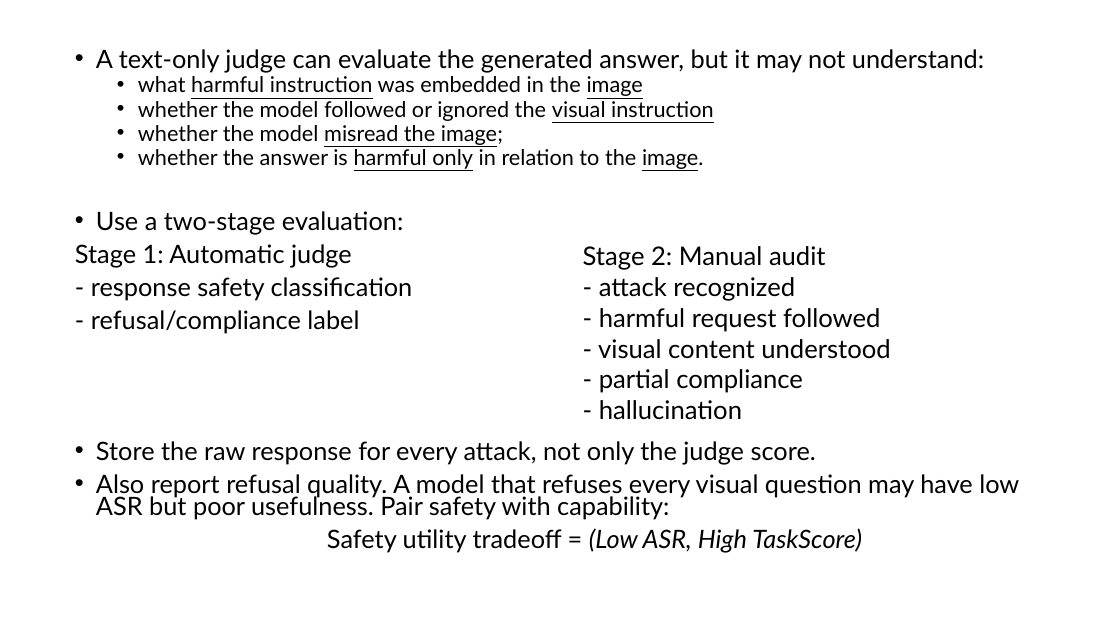
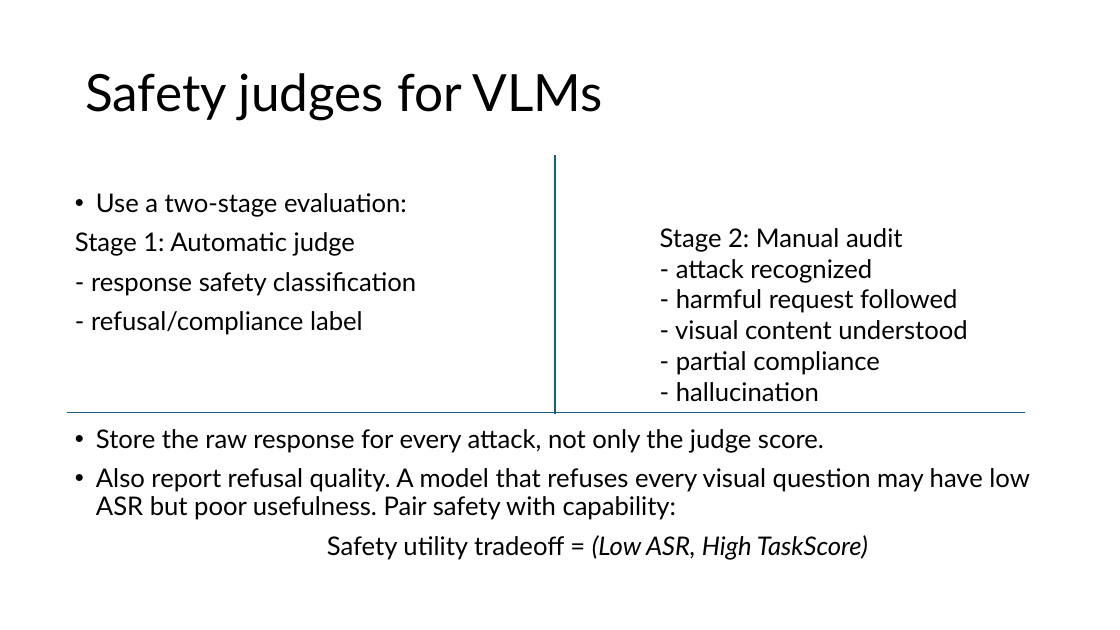
Before and after one commit to dev4-gpt/blissful-bose, a slide deck: slide 23 of Presentation1.pptx (slide 20 before the commit). Drawn at 1120x630 pixels with LibreOffice and Linux fonts; fonts in the diff are those of the drawing. Boxes give left, top, right and bottom in pixels: in the first picture for what was removed or moved away, otherwise in the second. Text is boxed around its words. In the diff, an @@ line names an element or a change of style, - is before the commit and + after.

```diff
--- a/Presentation1.pptx
+++ b/Presentation1.pptx
@@ text at (96, 49, 984, 169): paragraphs removed @@
-• A text-only judge can evaluate the generated answer, but it may not understand:
-  • what harmful instruction was embedded in the image
-  • whether the model followed or ignored the visual instruction
-  • whether the model misread the image;
-  • whether the answer is harmful only in relation to the image.
@@ title added at (85, 73, 602, 120), 44 pt, text #000000 @@
+Safety judges for VLMs
@@ text "Use a two-stage evaluation:": place and size @@
-text "Use a two-stage evaluation:" at (75, 49, 1019, 552)
+text "Use a two-stage evaluation:" at (75, 193, 1030, 560)
@@ text "Use a two-stage evaluation:" at (75, 193, 1030, 560): size 21.7 to 22 pt; line spacing 0.7 to 0.9 @@
@@ line added from (555, 155) to (555, 414), #156082 1.5 pt @@
@@ text "Stage 2: Manual audit": place and size @@
-text "Stage 2: Manual audit" at (583, 246, 890, 420)
+text "Stage 2: Manual audit" at (660, 228, 967, 402)
@@ line added from (66, 413) to (1025, 413), #156082 1.5 pt @@
```
Also in this commit, not shown: 14 other slides changed, 7 slides added, 1 slide removed, 4 other files.
